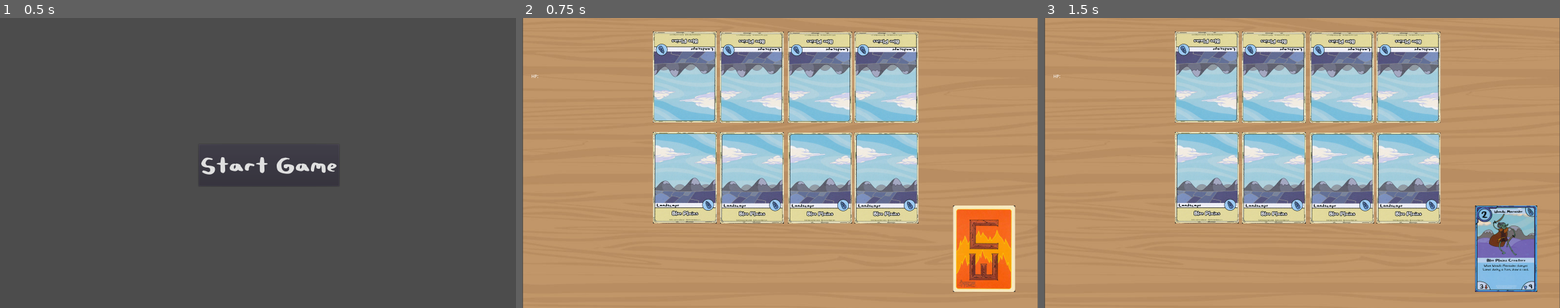
Above: before the commit, frames 1-3 (left to right).
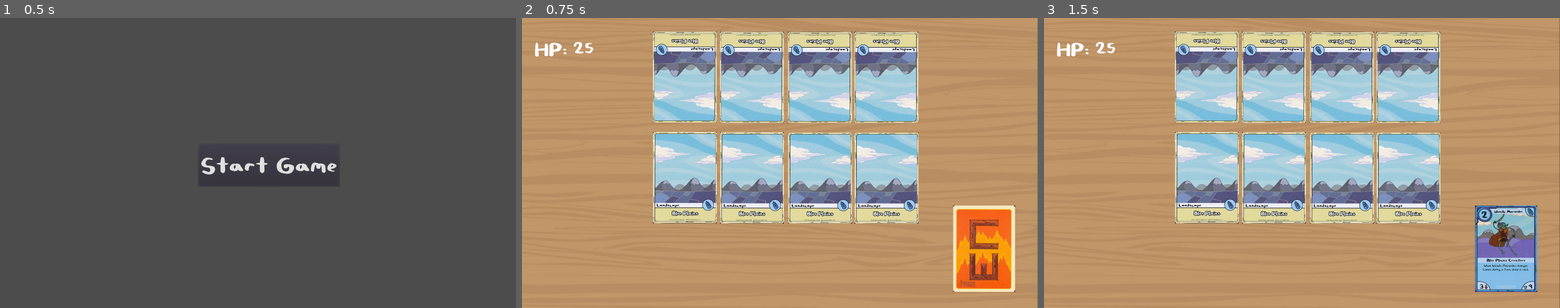
Above: after the commit, the same moments.

Repository: 641i130/card-wars-online
Game: Godot game, scene res://scenes/menu.tscn
Same seed, same stepped clock (60 frames per second), same inputs: the game is played once before the commit and once after it.
Inputs (mouse positions are in pixels of both pictures, inside the frame that each line leads up to):
- Up to frame 1 (0.5 s): no input
- Up to frame 2 (0.75 s): click "Start Game" at 0.5 s
- Up to frame 3 (1.5 s): tap Enter at 1.25 s; move the mouse to (1508, 250) at 1.27 s; click (1508, 250) at 1.42 s

Frame 1 is identical in both runs. In frame 2, 0.5% of the frame differs, in the area x 0-14%, y 0-100%; in frame 3, 0.5%.

Commit message:
Added HP markup and exit=ESC button

Diff:
--- /dev/null
+++ b/godot/assets/fonts/pendlefont-heavy.tres
@@ -0,0 +1,8 @@
+[gd_resource type="DynamicFont" load_steps=2 format=2]
+
+[ext_resource path="res://assets/fonts/Pendlefont Heavy.TTF" type="DynamicFontData" id=1]
+
+[resource]
+size = 55
+outline_color = Color( 0, 0, 0, 1 )
+font_data = ExtResource( 1 )
--- a/godot/objects/game.gd
+++ b/godot/objects/game.gd
@@ -8,9 +8,13 @@
 
 # Called when the node enters the scene tree for the first time.
 func _ready():
-	# Create sprite
-	#set_texture(value)
-	pass
+	set_process(true)
+
+
+# Exit game when press ESC for ease of debugging
+func _process(delta):
+	if Input.is_action_pressed("key_exit"):
+		get_tree().quit()
 
 
 # Called every frame. 'delta' is the elapsed time since the previous frame.
--- a/godot/objects/menu.gd
+++ b/godot/objects/menu.gd
@@ -14,7 +14,10 @@
 # Called every frame. 'delta' is the elapsed time since the previous frame.
 #func _process(delta):
 #	pass
-
+# Exit game when press ESC for ease of debugging
+func _process(delta):
+	if Input.is_action_pressed("key_exit"):
+		get_tree().quit()
 
 func _on_Button_pressed(): # startgame button
 	get_tree().change_scene("res://scenes/game.tscn") # when pressed, switch to the game
--- a/godot/project.godot
+++ b/godot/project.godot
@@ -32,6 +32,11 @@
 "events": [ Object(InputEventMouseButton,"resource_local_to_scene":false,"resource_name":"","device":0,"alt":false,"shi …(212 unchanged characters)…
  ]
 }
+key_exit={
+"deadzone": 0.5,
+"events": [ Object(InputEventKey,"resource_local_to_scene":false,"resource_name":"","device":0,"alt":false,"shift":false,"control":false,"meta":false,"command":false,"pressed":false,"scancode":16777217,"unicode":0,"echo":false,"script":null)
+ ]
+}
 
 [rendering]
 
--- a/godot/scenes/game.tscn
+++ b/godot/scenes/game.tscn
@@ -1,9 +1,10 @@
-[gd_scene load_steps=9 format=2]
+[gd_scene load_steps=10 format=2]
 
 [ext_resource path="res://objects/Card.gd" type="Script" id=1]
 [ext_resource path="res://objects/game.gd" type="Script" id=2]
 [ext_resource path="res://assets/landscapes/blueplains1.jpg" type="Texture" id=3]
 [ext_resource path="res://assets/siteresource/forumpost1.jpg" type="Texture" id=4]
+[ext_resource path="res://assets/fonts/pendlefont-heavy.tres" type="DynamicFont" id=5]
 [ext_resource path="res://assets/cards/0.jpg" type="Texture" id=7]
 [ext_resource path="res://objects/Area2D.gd" type="Script" id=8]
 
@@ -17,8 +18,8 @@
 script = ExtResource( 2 )
 
 [node name="Wallpaper" type="Sprite" parent="."]
-position = Vector2( 800.862, 428.687 )
-scale = Vector2( 1.51592, 1.51592 )
+position = Vector2( 799.673, 429.507 )
+scale = Vector2( 1.51818, 1.51818 )
 texture = ExtResource( 4 )
 
 [node name="Opponent Lanes" type="Area2D" parent="."]
@@ -209,22 +210,22 @@
 script = ExtResource( 1 )
 
 [node name="MarginContainer" type="MarginContainer" parent="."]
-margin_left = 29.0
-margin_top = 30.0
-margin_right = 334.0
-margin_bottom = 334.0
+margin_left = 39.0
+margin_top = 40.0
+margin_right = 252.0
+margin_bottom = 158.0
 __meta__ = {
 "_edit_use_anchors_": false
 }
 
 [node name="HBoxContainer" type="HBoxContainer" parent="MarginContainer"]
-margin_right = 305.0
-margin_bottom = 304.0
-
-[node name="HP" type="MarginContainer" parent="MarginContainer/HBoxContainer"]
-
-[node name="Label" type="Label" parent="MarginContainer/HBoxContainer/HP"]
-margin_right = 22.0
-margin_bottom = 14.0
-text = "HP:"
+margin_right = 213.0
+margin_bottom = 118.0
+
+[node name="Label" type="Label" parent="MarginContainer/HBoxContainer"]
+margin_top = 10.0
+margin_right = 184.0
+margin_bottom = 107.0
+custom_fonts/font = ExtResource( 5 )
+text = "HP: 25"
 [connection signal="input_event" from="Deck" to="Deck" method="_on_Area2D_input_event"]
